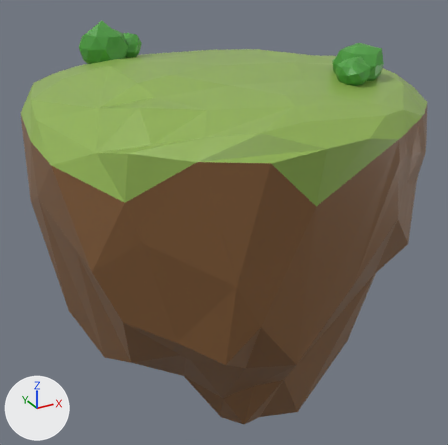
A saved change to the COLLADA model assets/models/ballonEiland.dae.
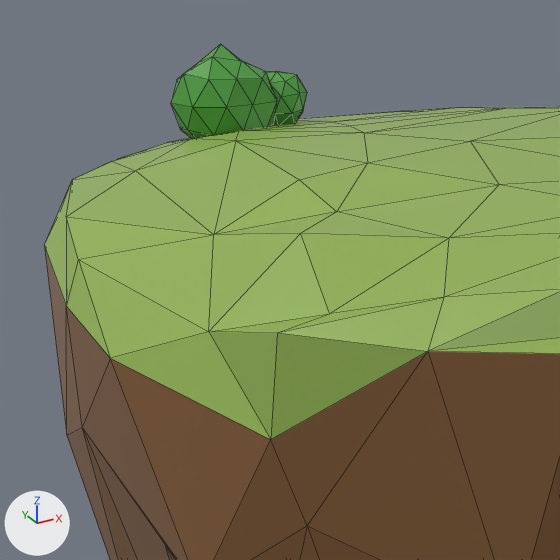
Old and new are each drawn whole from a 50 mm camera at (-8.12, -15.31, 3.96) aimed at (0.33, 0.05, -3.72) and again close up on the part from 0% to 58% of the width and 0% to 58% of the height. Every picture has the same lights, and +X, +Y and +Z are marked at lower left. The close-ups show mesh edges as thin lines. Where no turn or scale is listed for an object, it has been applied to the vertices.
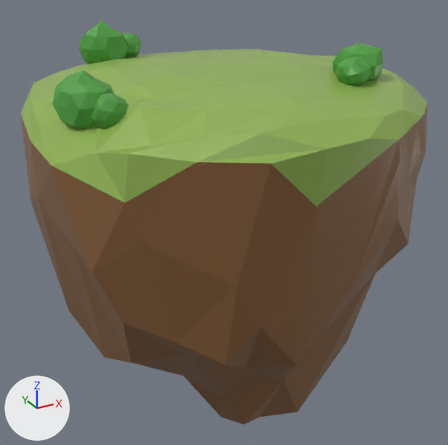
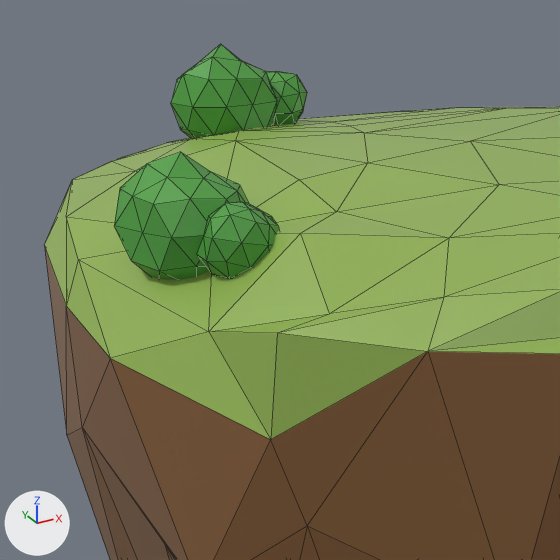
The edits, one by one:
Mesh me_icosphere_008 is new.
It has 42 vertices, 80 faces and spans x -0.424..0.456, y -0.458..0.457, z -0.443..0.389.
It uses material mat_material (green #4fa041).
Mesh me_icosphere_007 is new.
It has 42 vertices, 80 faces and spans x -0.736..0.704, y -0.714..0.745, z -0.718..0.727.
It uses material mat_material (green #4fa041).
Object 'Icosphere_006' (ob_icosphere_006) is new; it shows me_icosphere_008.
Its location is (-3.75, -2.13, 0.7).
Object 'Icosphere_005' (ob_icosphere_005) is new; it shows me_icosphere_007.
Its location is (-4.06, -1.37, 0.76).

Boxes [x1, y1, x2, y2] around the edits, measured in the close-ups (560 x 560 px):
'Icosphere_005', added (green): after [114, 152, 248, 280]
'Icosphere_006', added (green): after [197, 202, 279, 279]
